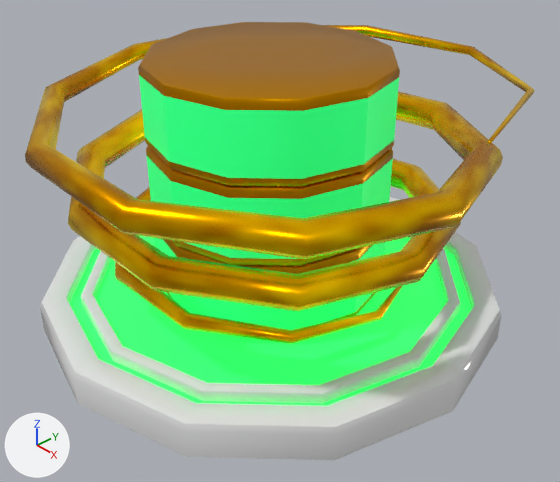
The Blender file Assets/Models/ForNode/for_node.blend as it was, and as the next commit left it.
Before and after are seen from a 50 mm camera at (4.67, -4.28, 2.18) aimed at (0.24, -0.11, -1.4). The axes (+X, +Y, +Z) are drawn at lower left. The lights are the same throughout.
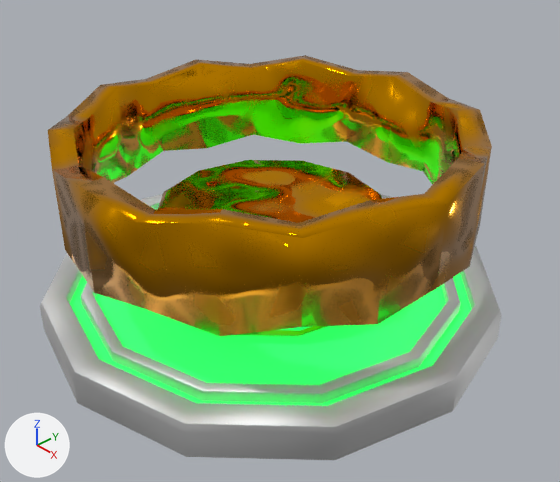
Scene script edits in JSON lines:
```json
{"block": "mat_body", "change": "nodes: BsdfPrincipled, OutputMaterial"}
{"block": "mat_body", "change": "nodes: BsdfPrincipled, Bump, Mapping, OutputMaterial, TexCoord, TexNoise"}
{"block": "mat_body_001", "change": "nodes: BsdfPrincipled, OutputMaterial"}
{"block": "mat_body_001", "change": "nodes: BsdfPrincipled, Bump, Mapping, OutputMaterial, TexCoord, TexNoise, TexVoronoi"}
{"op": "add", "block": "me_cylinder", "code": ["me_cylinder = bpy.data.meshes.new('Cylinder')", "me_cylinder.from_pydata(...)  # 80 vertices, 80 faces; spans x -1.88..1.88, y -1.88..1.88, z -0.47..0.47", "me_cylinder.polygons.foreach_set('use_smooth', [True] * 80)", "me_cylinder.materials.append(mat_body_001)"]}
{"op": "remove", "block": "ob_circle_001", "code": "_m = ob_circle_001.modifiers.new('Array', 'ARRAY')"}
{"op": "remove", "block": "ob_circle_001", "code": "_m.count = 3"}
{"op": "remove", "block": "ob_circle_001", "code": "_m.relative_offset_displace = (0.0, 0.0, 1.0)"}
{"op": "remove", "block": "ob_spiral_002", "code": ["ob_spiral_002 = bpy.data.objects.new('Spiral.002', me_spiral_002)", "ob_spiral_002.location = (0.0, 0.0, 0.13)"]}
{"op": "add", "block": "ob_floatingring", "code": ["ob_floatingring = bpy.data.objects.new('FloatingRing', me_cylinder)", "ob_floatingring.location = (0.0, 0.0, -0.792)"]}
```

What differs and where, as boxes (x1, y1, x2, y2) in the pictures (560 x 482 px):
```json
{"object": "FloatingRing", "change": "added", "after": [48, 55, 492, 336]}
{"object": "Circle", "change": "surface changed", "before": [40, 194, 501, 460], "after": [40, 194, 501, 460]}
{"object": "Circle.001", "change": "surface changed, modifiers changed", "before": [138, 22, 400, 330], "after": [157, 160, 382, 336], "on screen": "14% narrower, 43% shorter"}
{"object": "Spiral.002", "change": "deleted", "before": [25, 25, 534, 344]}
```
